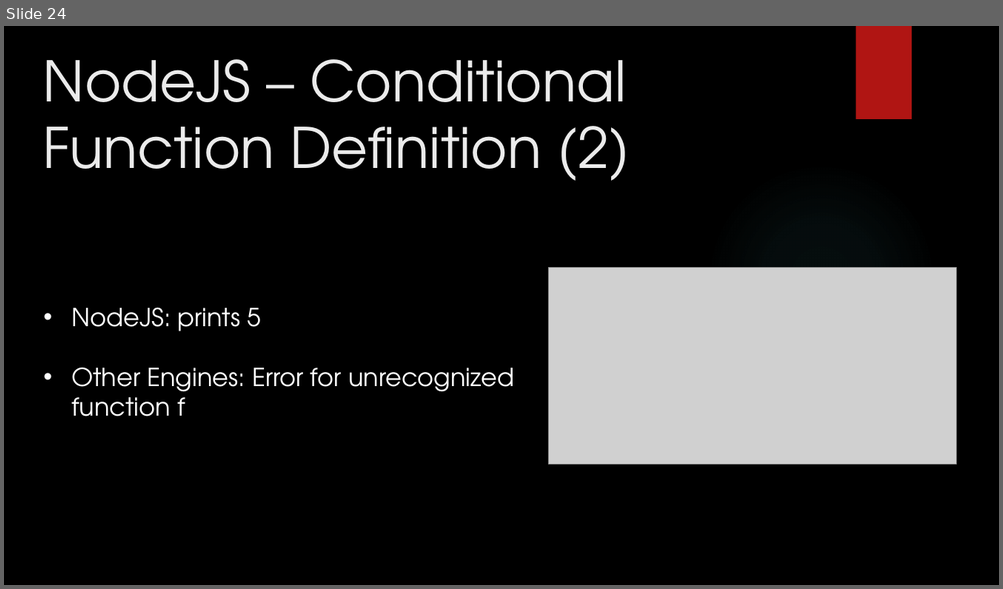
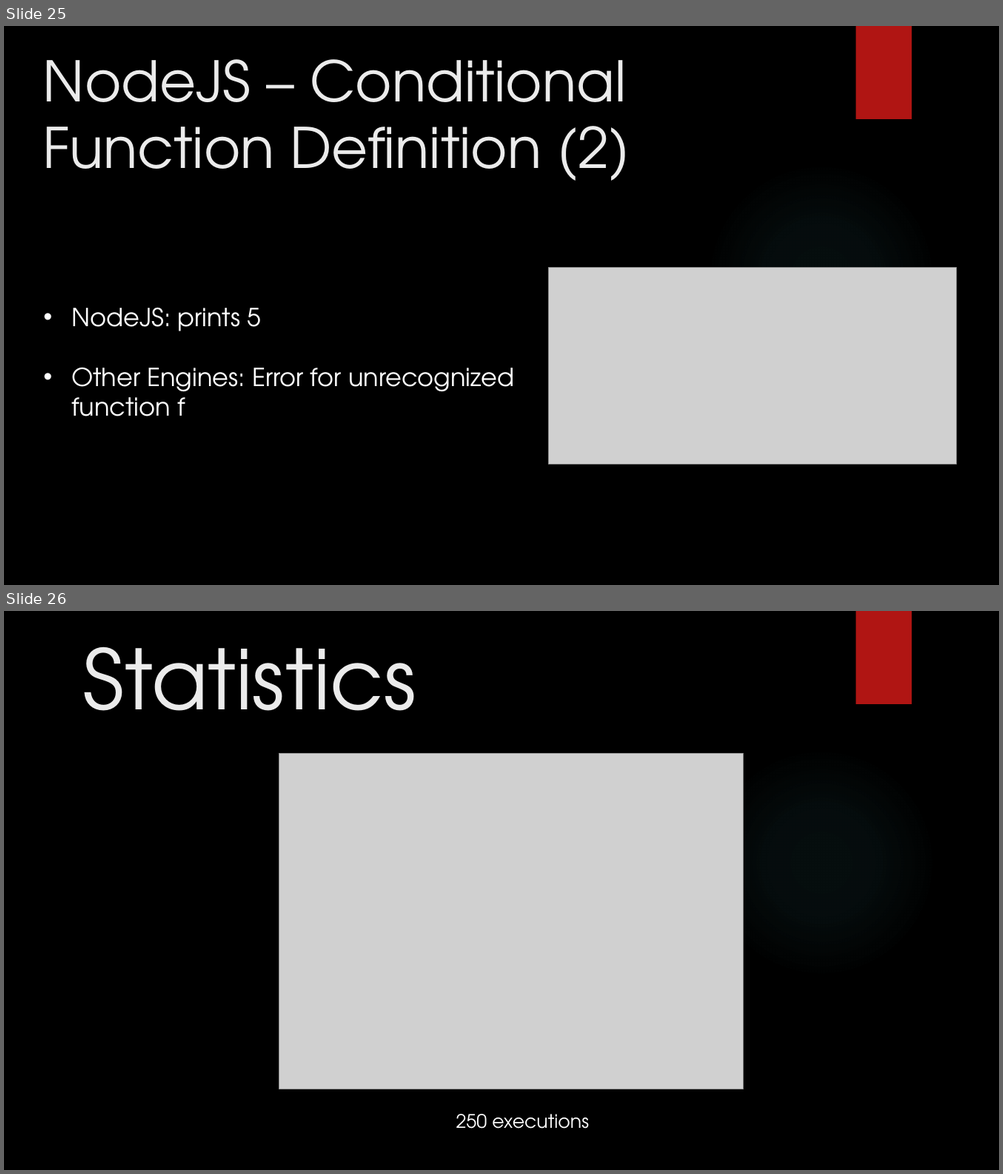
Before and after one commit to itzik-bd/jsfuzzer, a slide deck: misc/ppt/Final Presentation.pptx. Shown one above the other, each under a label of ours: slide 24 before the commit, slides 25 and 26 after it. The pictures are 1003x589 and 1003x1174 pixels, drawn with LibreOffice and Linux fonts; fonts in the diff are those of the drawing; grey boxes stand for pictures; background and template pictures are left out. Boxes give left, top, right and bottom in pixels: in the first picture for what was removed or moved away, otherwise in the second. Text is boxed around its words. In the diff, an @@ line names an element or a change of style, - is before the commit and + after.

```diff
--- a/misc/ppt/Final Presentation.pptx
+++ b/misc/ppt/Final Presentation.pptx
@@ slide 26 added at (x1=4, y1=611, x2=999, y2=1170), background picture (left out); not listed: 2 template elements that a slide beside it also shows @@
@@ title added at (x1=83, y1=647, x2=416, y2=711), 80 pt, text #EBEBEB @@
+Statistics
@@ picture added at (x1=279, y1=754, x2=743, y2=1090) @@
@@ text added at (x1=456, y1=1114, x2=589, y2=1129), 18 pt, text #FFFFFF @@
+250 executions
@@ what was slide 24 is now slide 25 @@
```
Also in this commit, not shown: 7 slides changed, 3 other slides added, 2 slides removed.
